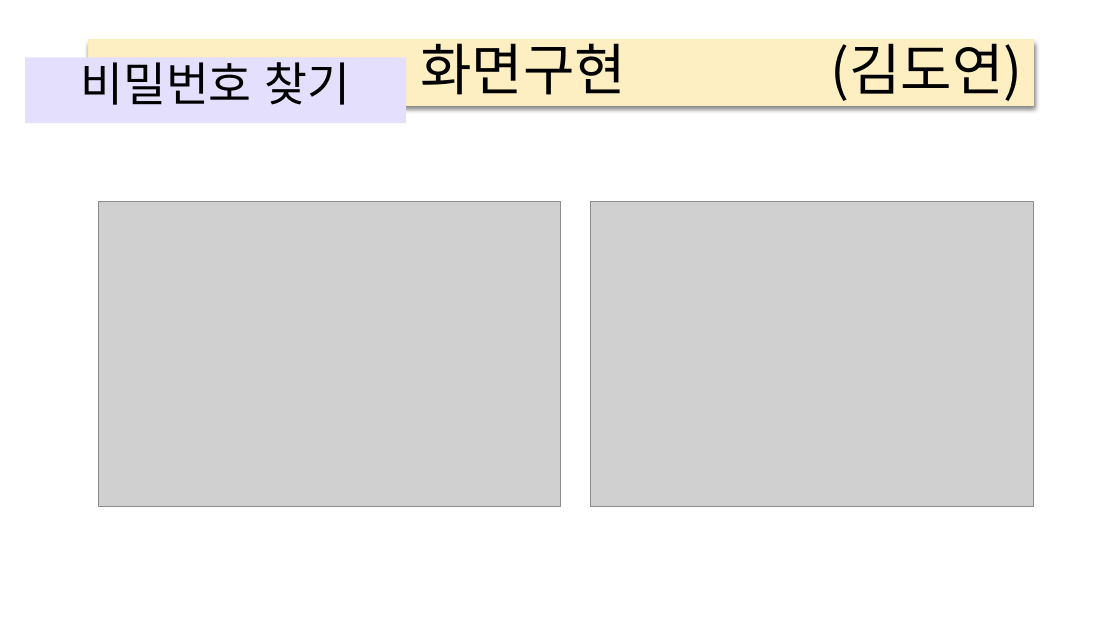
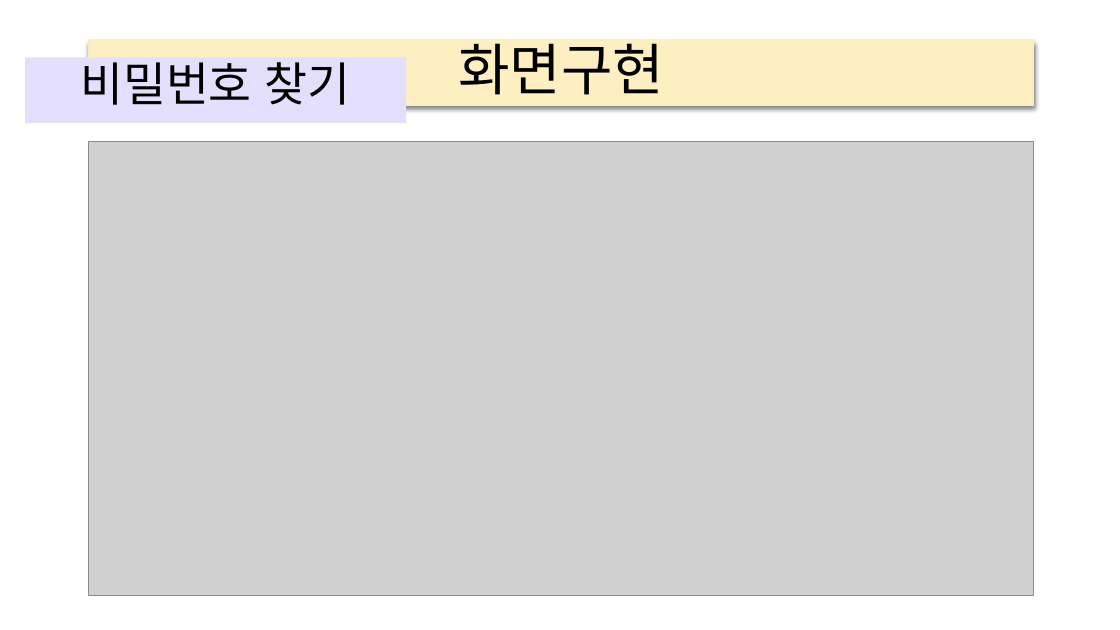
Before and after one commit to elquineas/elquineas.github.io, a slide deck: slide 11 of 갓생살기_ver4.pptx (slide 10 before the commit). Drawn at 1120x630 pixels with LibreOffice and Linux fonts; fonts in the diff are those of the drawing; grey boxes stand for pictures. Boxes give left, top, right and bottom in pixels: in the first picture for what was removed or moved away, otherwise in the second. Text is boxed around its words. In the diff, an @@ line names an element or a change of style, - is before the commit and + after.

```diff
--- a/갓생살기_ver4.pptx
+++ b/갓생살기_ver4.pptx
@@ title at <box>458,33,664,95</box>: text changed @@
-화면구현 (김도연)
+화면구현
@@ picture: place and size @@
-picture at <box>99,202,560,506</box>
+picture at <box>88,142,1033,597</box>
@@ picture removed at <box>590,202,1033,506</box> @@
```
Also in this commit, not shown: 5 other slides changed, 9 slides added.
